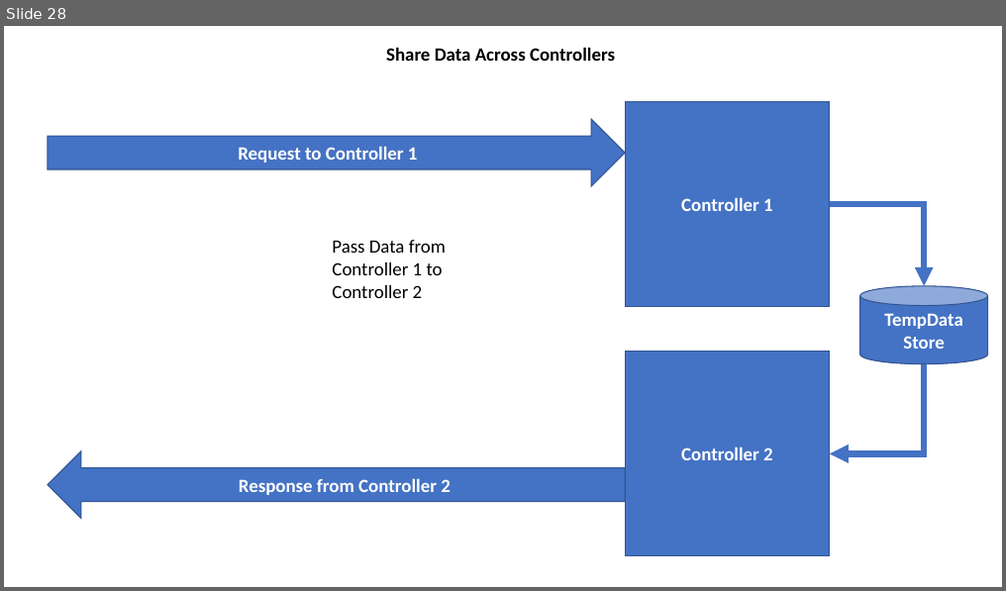
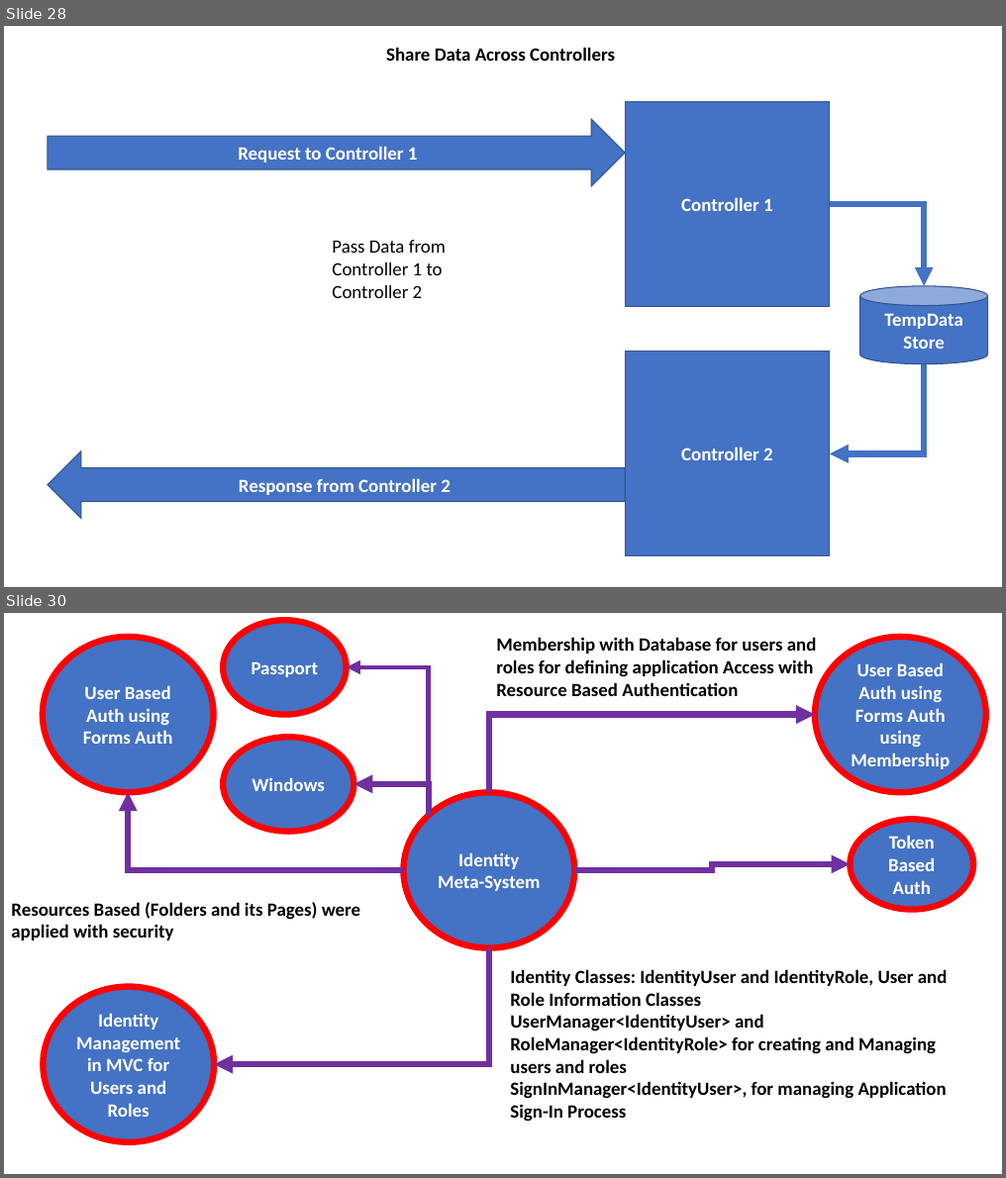
Before and after one commit to maheshsabnis/SimSept2002, a slide deck: Training_Images.pptx. Shown one above the other, each under a label of ours: slide 28 before the commit, slides 28 and 30 after it; the slides between them are not shown. The pictures are 1006x591 and 1006x1178 pixels, drawn with LibreOffice and Linux fonts; fonts in the diff are those of the drawing. Boxes give left, top, right and bottom in pixels: in the first picture for what was removed or moved away, otherwise in the second. Text is boxed around its words. In the diff, an @@ line names an element or a change of style, - is before the commit and + after.

```diff
--- a/Training_Images.pptx
+++ b/Training_Images.pptx
@@ slide 30 added at [4,613,1002,1174], background #FFFFFF @@
@@ ellipse added at [43,637,214,792], fill #4472C4, outline #FF0000 6 pt, 18 pt, text #FFFFFF, bold @@
+User Based Auth using
+Forms Auth
@@ ellipse added at [224,621,347,715], fill #4472C4, outline #FF0000 6 pt, 18 pt, text #FFFFFF, bold @@
+Passport
@@ text added at [496,637,817,696], 18 pt, text #000000, bold @@
+Membership with Database for users and roles for defining application Access with Resource Based Authentication
@@ ellipse added at [815,637,986,792], fill #4472C4, outline #FF0000 6 pt, 18 pt, text #FFFFFF, bold @@
+User Based Auth using
+Forms Auth using Membership
@@ elbow arrow added from (429, 815) to (347, 667), #7030A0 4.5 pt @@
@@ elbow arrow added from (489, 792) to (815, 715), #7030A0 6 pt @@
@@ ellipse added at [224,738,354,832], fill #4472C4, outline #FF0000 6 pt, 18 pt, text #FFFFFF, bold @@
+Windows
@@ elbow arrow added from (429, 815) to (353, 784), #7030A0 6 pt @@
@@ elbow arrow added from (404, 870) to (129, 792), #7030A0 6 pt @@
@@ ellipse added at [404,792,575,949], fill #4472C4, outline #FF0000 6 pt, 18 pt, text #FFFFFF, bold @@
+Identity Meta-System
@@ ellipse added at [849,820,973,910], fill #4472C4, outline #FF0000 6 pt, 18 pt, text #FFFFFF, bold @@
+Token Based Auth
@@ elbow arrow added from (574, 870) to (849, 864), #7030A0 6 pt @@
@@ text added at [11,902,360,941], 18 pt, text #000000, bold @@
+Resources Based (Folders and its Pages) were applied with security
@@ elbow arrow added from (489, 949) to (214, 1064), #7030A0 6 pt @@
@@ ellipse added at [43,986,214,1143], fill #4472C4, outline #FF0000 6 pt, 18 pt, text #FFFFFF, bold @@
+Identity Management in MVC for Users and Roles
@@ text added at [510,969,947,1122], 18 pt, text #000000, bold @@
+Identity Classes: IdentityUser and IdentityRole, User and Role Information Classes
+UserManager<IdentityUser> and RoleManager<IdentityRole> for creating and Managing users and roles
+SignInManager<IdentityUser>, for managing Application Sign-In Process
```
Also in this commit, not shown: 1 other slide added, 7 other files.
